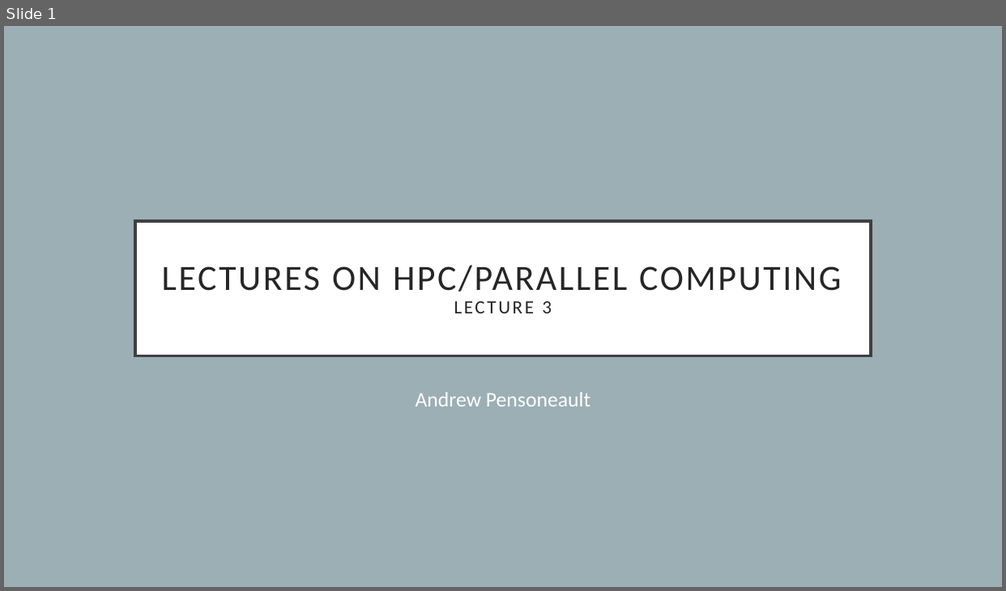
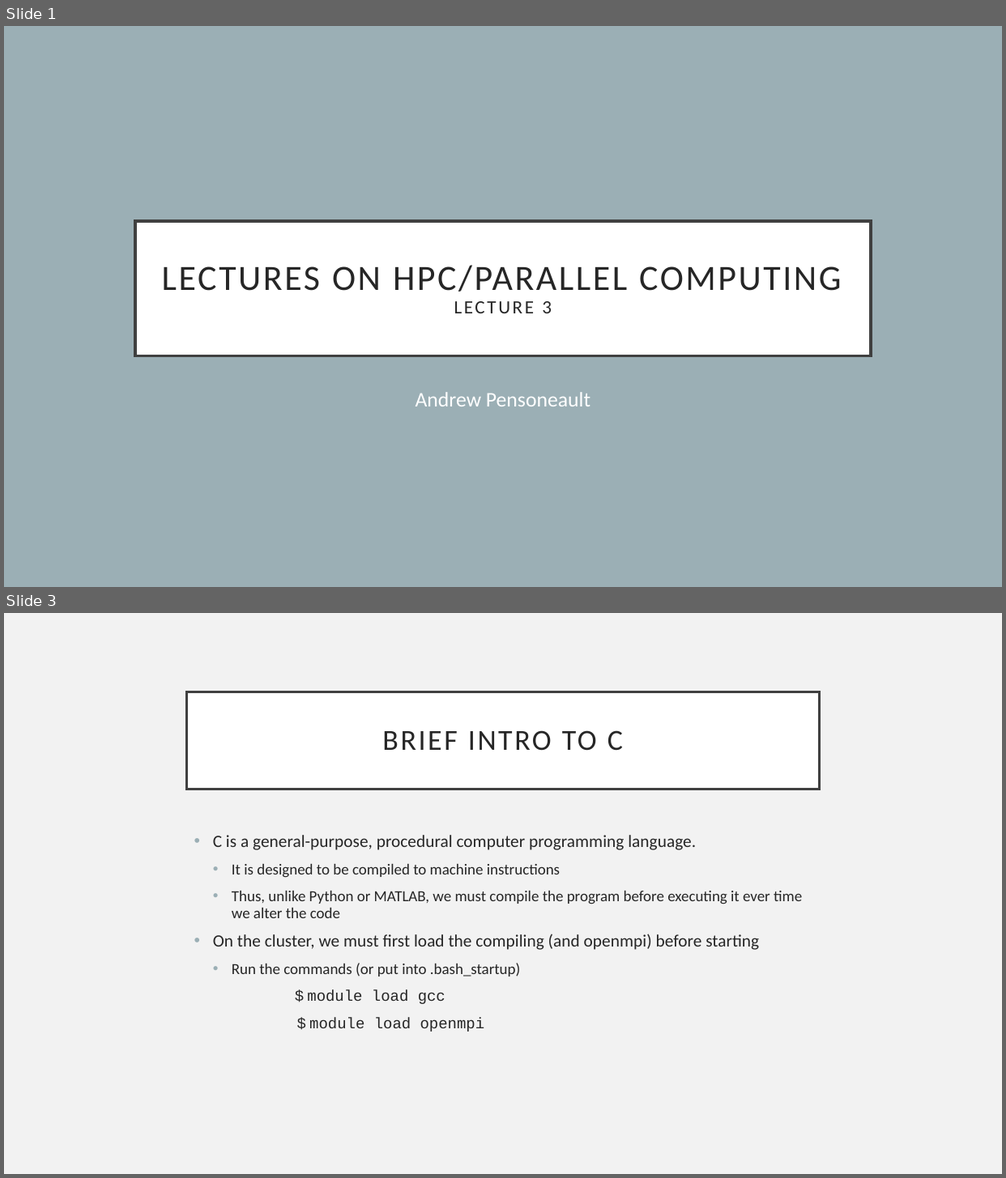
Before and after one commit to Andrewpensoneault/Intro-Parallel-Computing, a slide deck: Lectures/Lecture 3/lecture3.pptx. Shown one above the other, each under a label of ours: slide 1 before the commit, slides 1 and 3 after it; the slides between them are not shown. The pictures are 1006x591 and 1006x1178 pixels, drawn with LibreOffice and Linux fonts; fonts in the diff are those of the drawing. Boxes give left, top, right and bottom in pixels: in the first picture for what was removed or moved away, otherwise in the second. Text is boxed around its words. In the diff, an @@ line names an element or a change of style, - is before the commit and + after.

```diff
--- a/Lectures/Lecture 3/lecture3.pptx
+++ b/Lectures/Lecture 3/lecture3.pptx
@@ slide 3 added at bbox=[4, 613, 1002, 1174], background #F2F2F2 @@
@@ title added at bbox=[187, 692, 819, 789], fill #FFFFFF, outline #404040 2.5 pt, 28 pt, text #262626 @@
+BRIEF INTRO TO C
@@ text added at bbox=[213, 835, 802, 1032], 14.8 pt, text #262626 @@
+• C is a general-purpose, procedural computer programming language.
+  • It is designed to be compiled to machine instructions
+  • Thus, unlike Python or MATLAB, we must compile the program before executing it ever time we alter the code
+• On the cluster, we must first load the compiling (and openmpi) before starting
+  • Run the commands (or put into .bash_startup)
+  $ module load gcc
+  $ module load openmpi
```
Also in this commit, not shown: 1 slide changed, 9 other slides added, 1 slide removed.
